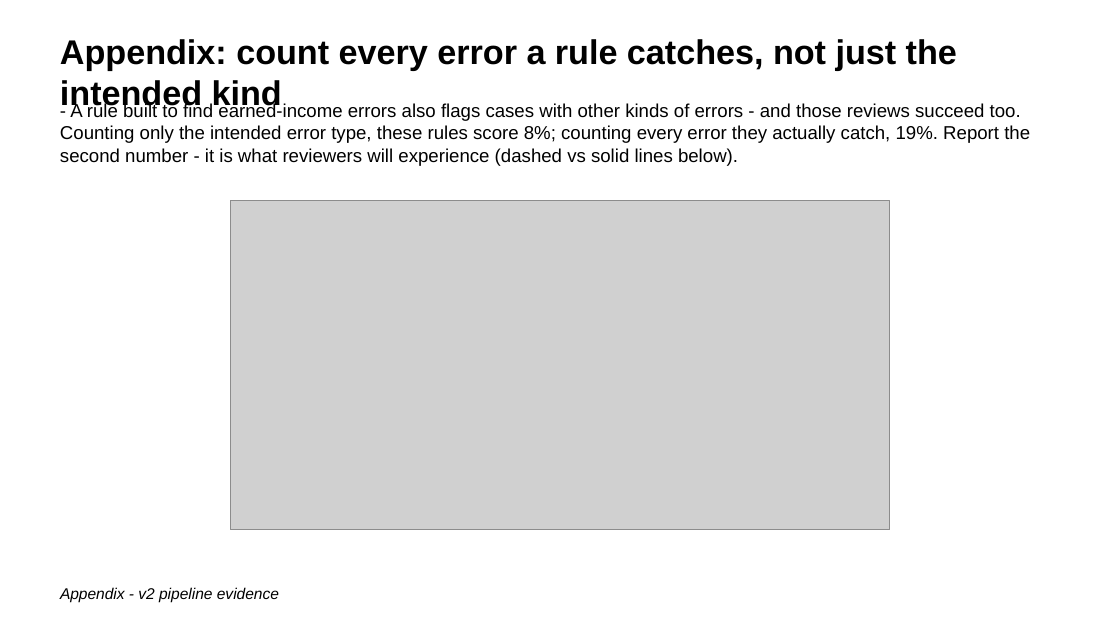
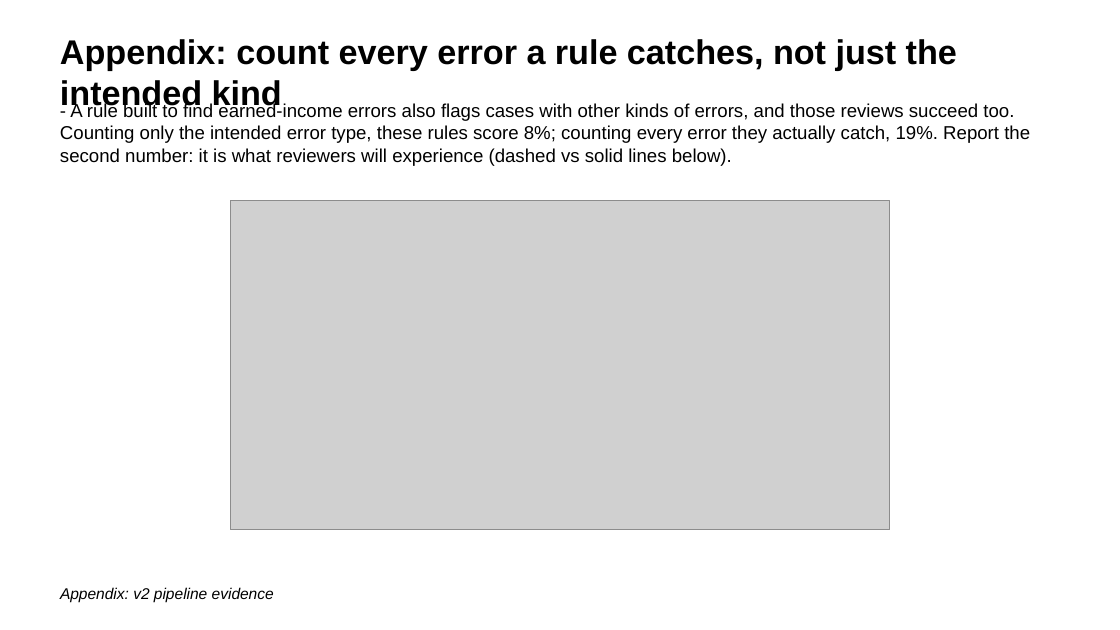
Before and after one commit to giannella/snap_qc, a slide deck: slide 20 of how_to_use_the_snap_qc_inclusion_rules_scripts.pptx. Drawn at 1120x630 pixels with LibreOffice and Linux fonts; fonts in the diff are those of the drawing; grey boxes stand for pictures. Boxes give left, top, right and bottom in pixels: in the first picture for what was removed or moved away, otherwise in the second. Text is boxed around its words. In the diff, an @@ line names an element or a change of style, - is before the commit and + after.

```diff
--- a/how_to_use_the_snap_qc_inclusion_rules_scripts.pptx
+++ b/how_to_use_the_snap_qc_inclusion_rules_scripts.pptx
@@ text at (60,102,1030,166): text changed @@
-- A rule built to find earned-income errors also flags cases with other kinds of errors - and those reviews succeed too. Counting only the intended error type, these rules score 8%; counting every error they actually catch, 19%. Report the second number - it is what reviewers will experience (dashed vs solid lines below).
+- A rule built to find earned-income errors also flags cases with other kinds of errors, and those reviews succeed too. Counting only the intended error type, these rules score 8%; counting every error they actually catch, 19%. Report the second number: it is what reviewers will experience (dashed vs solid lines below).
@@ text at (60,587,274,603): text changed @@
-Appendix - v2 pipeline evidence
+Appendix: v2 pipeline evidence
```
Also in this commit, not shown: 14 other slides changed, 3 other files.
